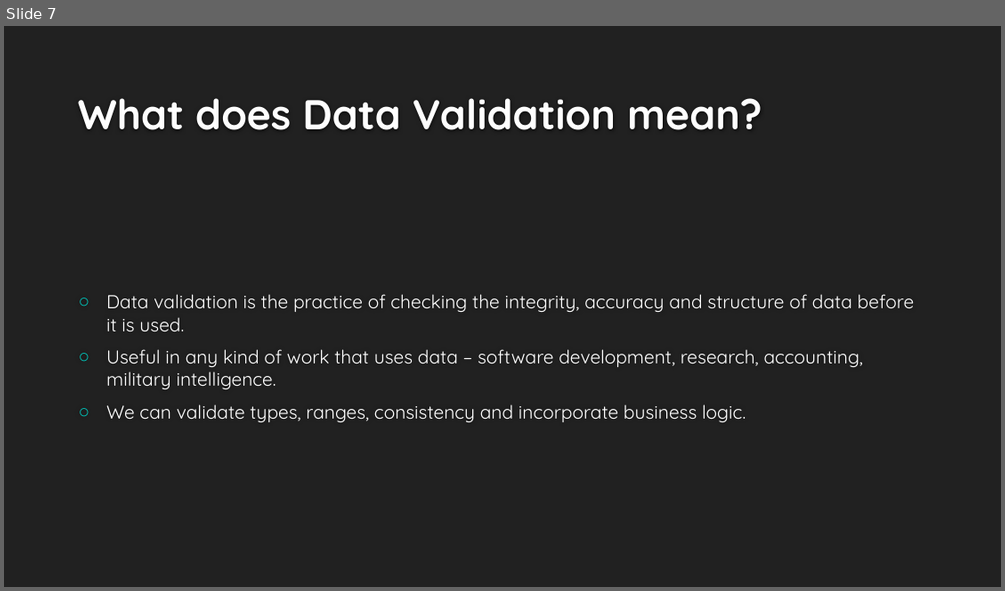
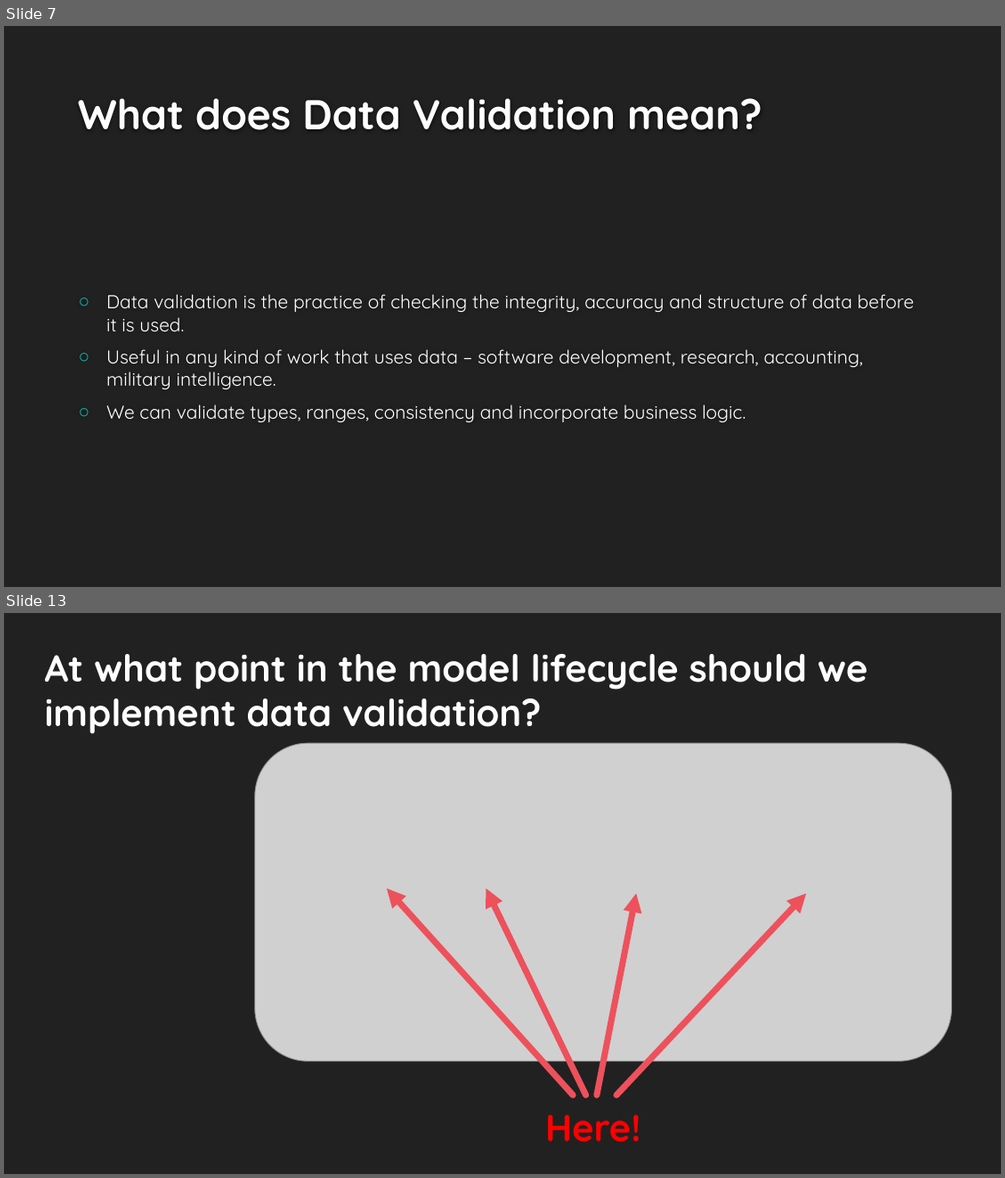
Before and after one commit to NatanMish/data_validation, a slide deck: Data Validation for Data Science.pptx. Shown one above the other, each under a label of ours: slide 7 before the commit, slides 7 and 13 after it; the slides between them are not shown. The pictures are 1005x591 and 1005x1178 pixels, drawn with LibreOffice and Linux fonts; fonts in the diff are those of the drawing; grey boxes stand for pictures; background and template pictures are left out. Boxes give left, top, right and bottom in pixels: in the first picture for what was removed or moved away, otherwise in the second. Text is boxed around its words. In the diff, an @@ line names an element or a change of style, - is before the commit and + after.

```diff
--- a/Data Validation for Data Science.pptx
+++ b/Data Validation for Data Science.pptx
@@ slide 13 added at (x1=4, y1=613, x2=1001, y2=1174), background #212121 @@
@@ text added at (x1=45, y1=654, x2=868, y2=734), 36 pt, text #FEFEFE, bold @@
+At what point in the model lifecycle should we implement data validation?
@@ picture added at (x1=254, y1=743, x2=952, y2=1061) @@
@@ group added at (x1=387, y1=888, x2=807, y2=1142): 4 arrows, 1 text @@
+Here!
```
Also in this commit, not shown: 1 slide changed, 6 other slides added, 1 slide removed, 2 other files.
